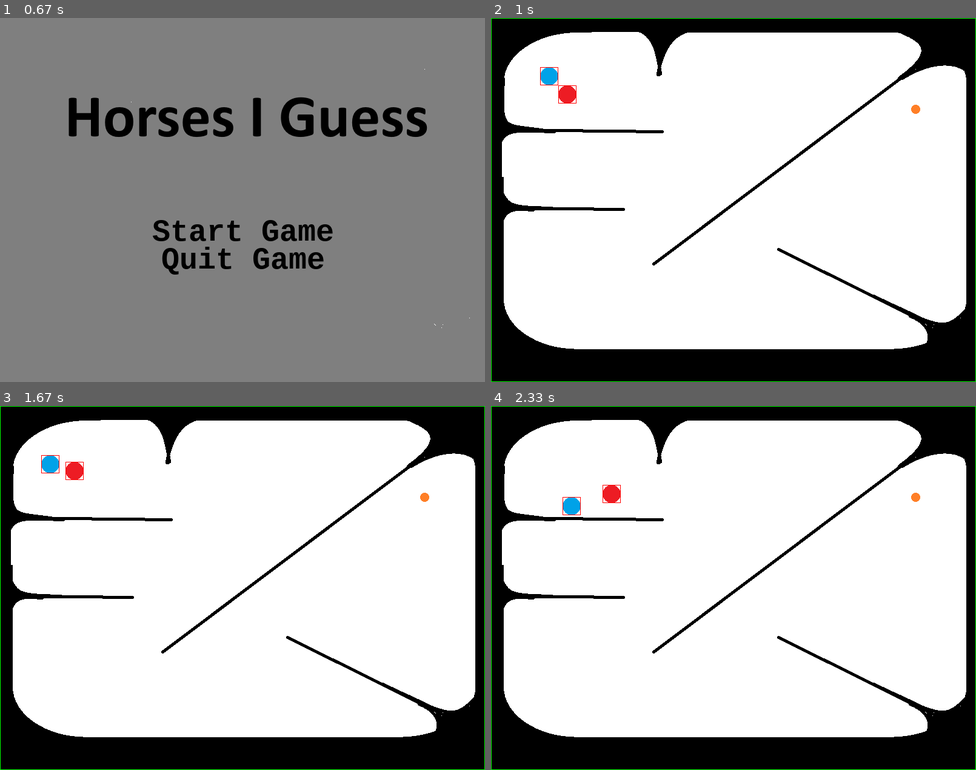
Above: before the commit, frames 1-4 (two rows, left to right).
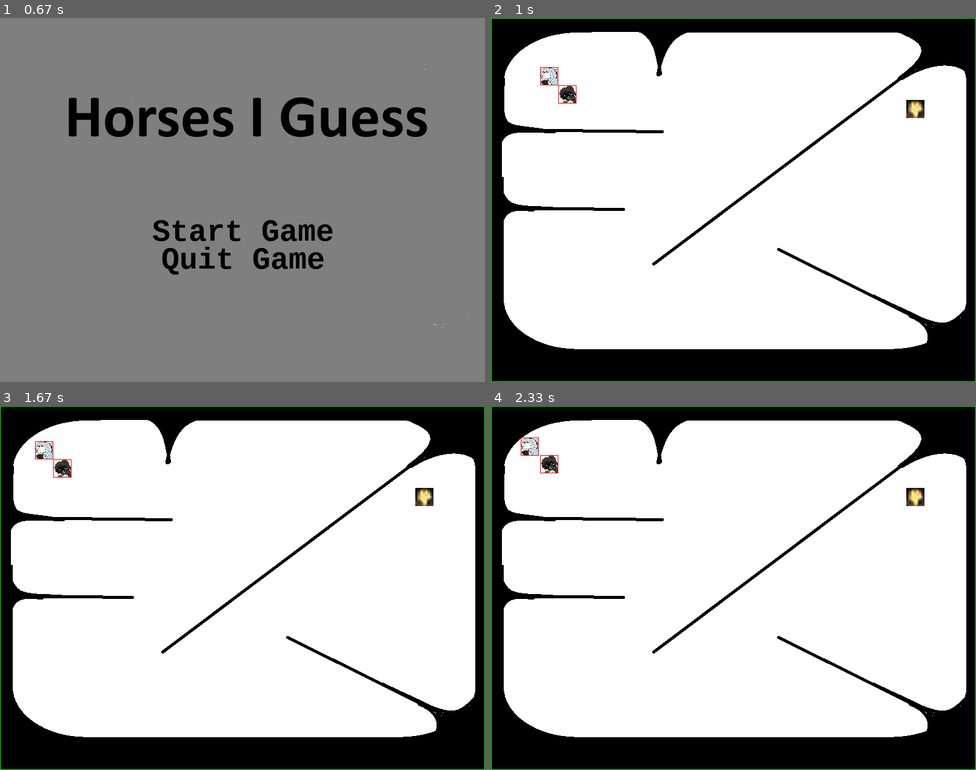
Above: after the commit, the same moments.

Repository: amabella-aguiluz/bellas-projects
Game: pygame game, started from python/pygame/hrt.py
Same seed, same stepped clock (60 frames per second), same inputs: the game is played once before the commit and once after it.
Inputs (mouse positions are in pixels of both pictures, inside the frame that each line leads up to):
- Up to frame 1 (0.67 s): no input
- Up to frame 2 (1 s): click (782, 225) at 0.88 s
- Up to frame 3 (1.67 s): tap Space at 1.17, 1.57 s; hold Esc from 1.5 s (still down)
- Up to frame 4 (2.33 s): tap Space at 1.87, 2.07 s; release Esc at 1.97 s; hold Esc from 2 s (still down)

Frame 1 is identical in both runs. In frame 2, 0.5% of the frame differs, in the area x 10-90%, y 13-28%; in frame 3, 0.7%; in frame 4, 0.8%, in the area x 6-90%, y 8-30%.

Commit message:
working pause button

Diff:
--- a/python/pygame/hrt.py
+++ b/python/pygame/hrt.py
@@ -11,6 +11,7 @@
 SCREEN_WIDTH = 800
 SCREEN_HEIGHT = 600
 screen = pygame.display.set_mode((SCREEN_WIDTH, SCREEN_HEIGHT))  # set screen size (width, height)
+pygame.display.set_caption('HORSE RACE TESTS BOOTLEG')
 clock = pygame.time.Clock()  # set fps
 velocity = 1.5  # speed of horse
 running = True  # keep game loop running
@@ -233,6 +234,17 @@
 
     return ui_action
 
+def pause_game():
+    is_paused = True
+    #pause loop
+    while is_paused:
+        for event in pygame.event.get():
+            if event.type == pygame.KEYDOWN:
+                if event.key == pygame.K_ESCAPE:
+                    is_paused = False
+            if event.type == pygame.QUIT:
+                is_paused = False
+                return GameState.QUIT
 
 def game():
     # -- create horses
@@ -243,10 +255,17 @@
 
     # -- goal
     goal1 = Goal(700, 150, "assets/goal.png")
+
     while running:
         for event in pygame.event.get():
             if event.type == pygame.QUIT:
                 return GameState.QUIT
+            if event.type == pygame.KEYDOWN:
+                # pause function
+                if event.key == pygame.K_SPACE:
+                    pause_game()
+                if event.type == pygame.QUIT:
+                    return GameState.QUIT
 
 
         for horse in horses:
Binary file changed: python/pygame/assets/goal.png
Binary file changed: python/pygame/assets/horse_1.png
Binary file changed: python/pygame/assets/horse_2.png
